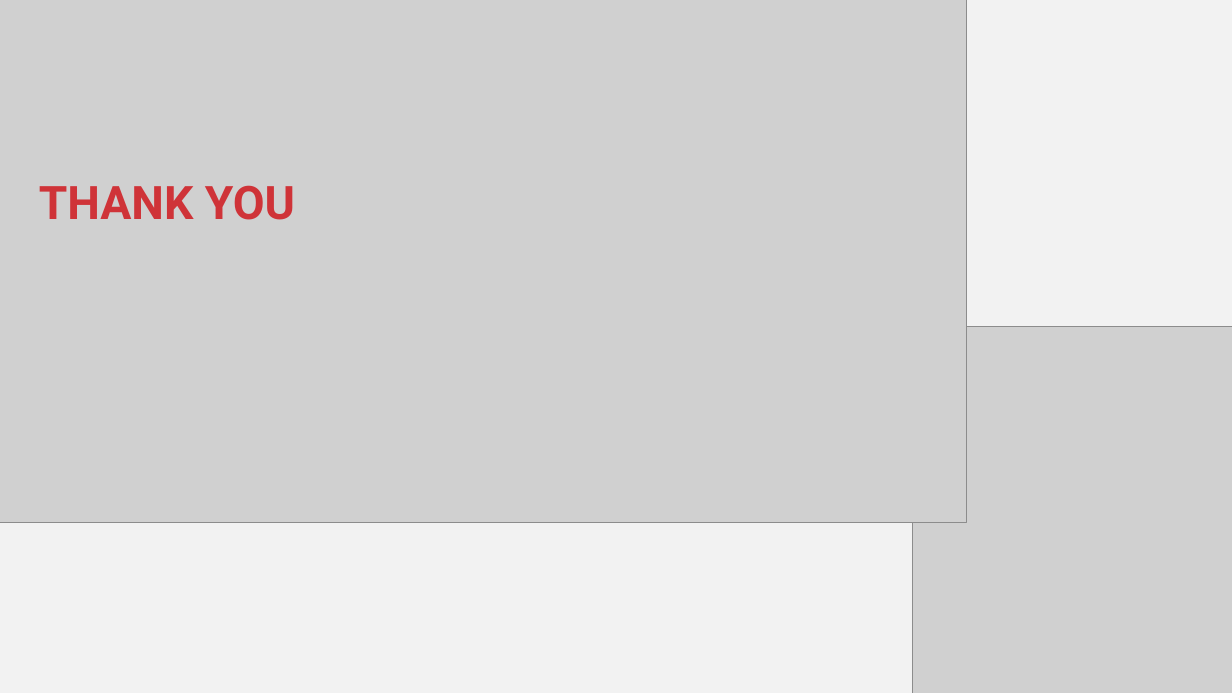
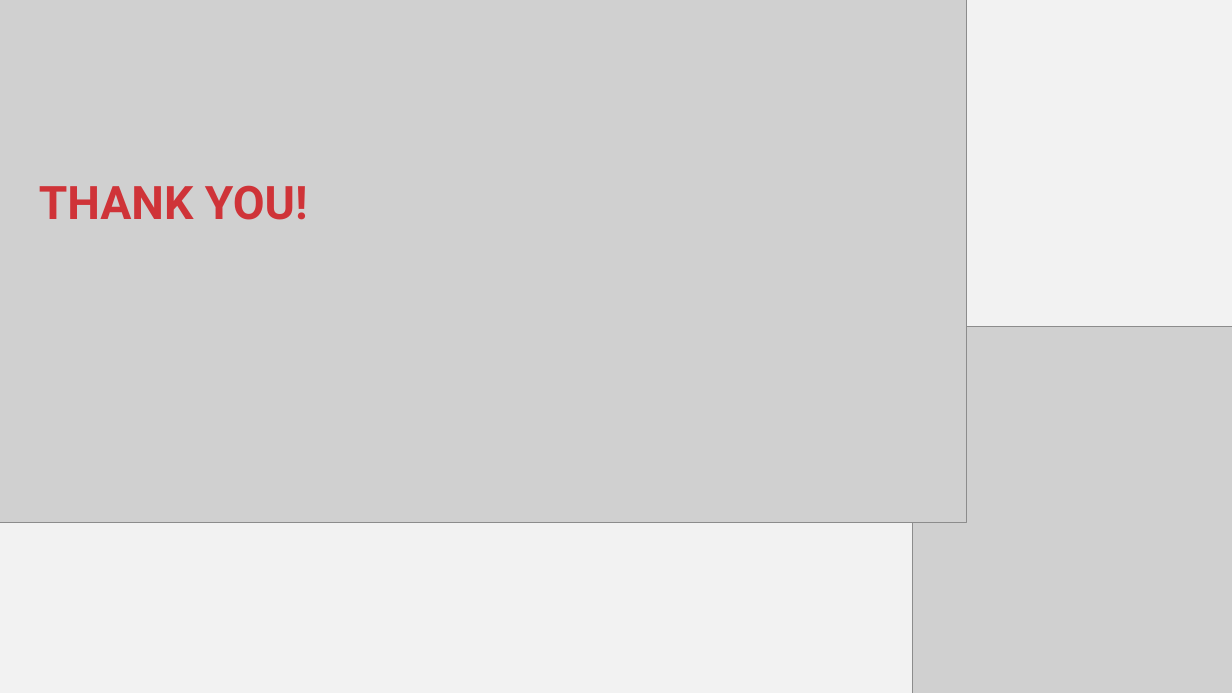
Before and after one commit to stringfestdata/ai-for-excel-in-a-week-may-2026, a slide deck: slide 12 of day-5-copilot-studio/day-5-copilot-studio.pptx. Drawn at 1232x693 pixels with LibreOffice and Linux fonts; fonts in the diff are those of the drawing; grey boxes stand for pictures. Boxes give left, top, right and bottom in pixels: in the first picture for what was removed or moved away, otherwise in the second. Text is boxed around its words. In the diff, an @@ line names an element or a change of style, - is before the commit and + after.

```diff
--- a/day-5-copilot-studio/day-5-copilot-studio.pptx
+++ b/day-5-copilot-studio/day-5-copilot-studio.pptx
@@ text at <box>39,185,308,220</box>: text changed @@
-THANK YOU
+THANK YOU!
```
Also in this commit, not shown: 1 other slide changed, 1 slide removed, 37 other files.
